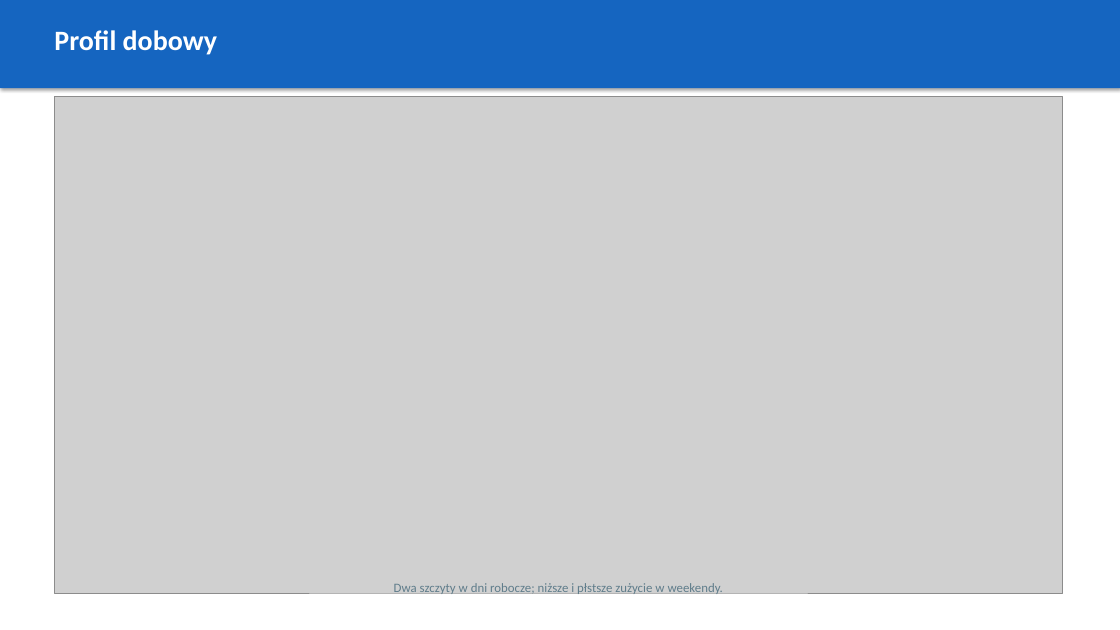
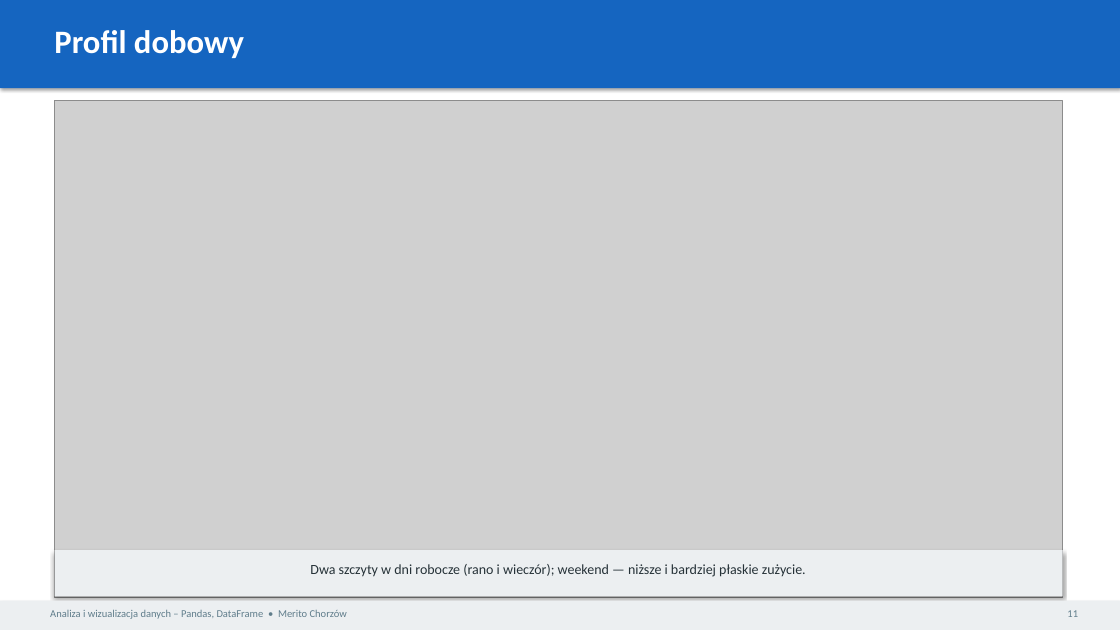
Before and after one commit to BartoszBugla/prognoza-zapotrzebowania-na-energie, a slide deck: slide 12 of docs/prezentacja.pptx (slide 6 before the commit). Drawn at 1120x630 pixels with LibreOffice and Linux fonts; fonts in the diff are those of the drawing; grey boxes stand for pictures. Boxes give left, top, right and bottom in pixels: in the first picture for what was removed or moved away, otherwise in the second. Text is boxed around its words. In the diff, an @@ line names an element or a change of style, - is before the commit and + after.

```diff
--- a/docs/prezentacja.pptx
+++ b/docs/prezentacja.pptx
@@ text "Profil dobowy" at [54,30,244,58]: size 24 to 28 pt @@
@@ picture: place and size @@
-picture at [55,97,1063,593]
+picture at [55,101,1063,597]
@@ rectangle added at [55,550,1063,597], fill #ECEFF1 @@
@@ text at [310,564,806,577]: text changed; size 11 to 12 pt; text colour #607D8B to #263238 @@
-Dwa szczyty w dni robocze; niższe i płstsze zużycie w weekendy.
+Dwa szczyty w dni robocze (rano i wieczór); weekend — niższe i bardziej płaskie zużycie.
@@ rectangle added at [0,601,1120,630], fill #ECEFF1 @@
@@ text added at [50,610,347,619], 9 pt, text #607D8B @@
+Analiza i wizualizacja danych – Pandas, DataFrame • Merito Chorzów
@@ text added at [1067,610,1078,617], 9 pt, text #607D8B @@
+11
```
Also in this commit, not shown: 5 other slides changed, 21 slides added, 6 slides removed, 5 other files.
